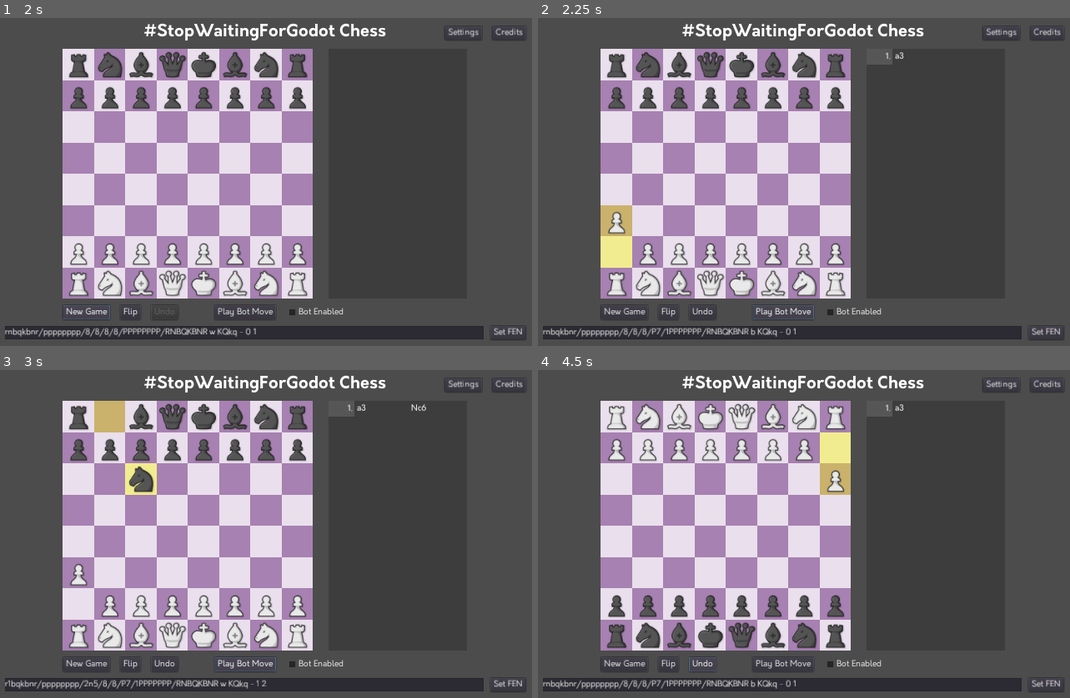
Above: before the commit, frames 1-4 (two rows, left to right).
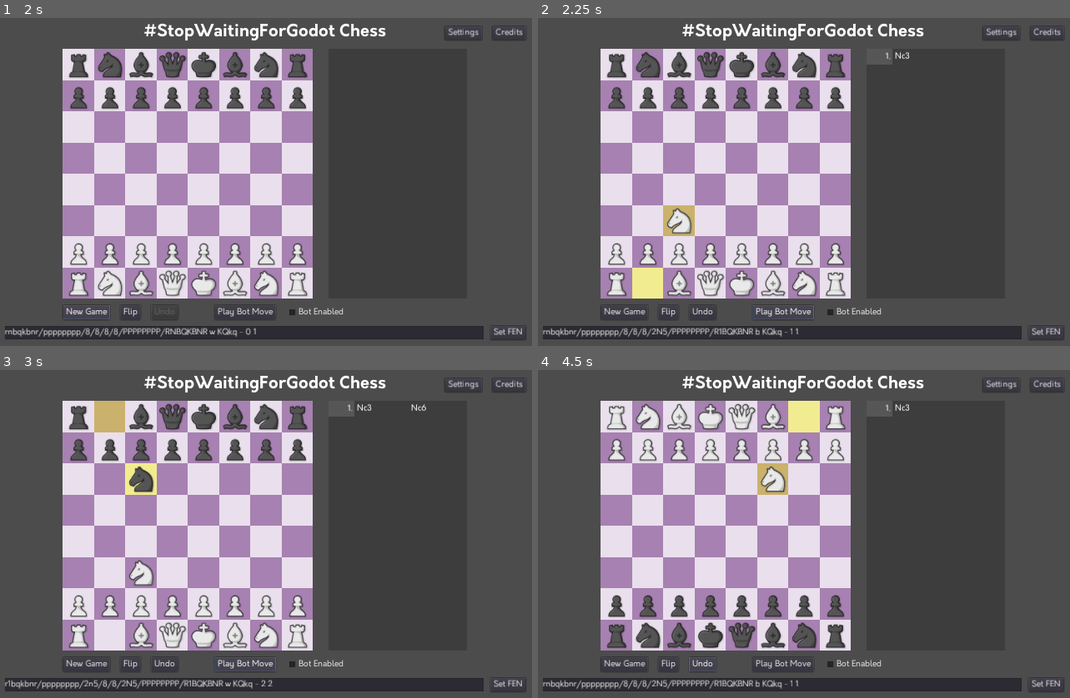
Above: after the commit, the same moments.

Repository: thearst3rd/stopwaitingforgodot-chess
Game: Godot game, scene res://src/Game.tscn
The game is run twice, just before and just after one commit, with the same random seed, the same clock (stepped at 60 frames per second) and the same inputs.
Inputs:
- Up to frame 1 (2 s): click "New Game" at 0.5 s; click "New Game" at 1.25 s
- Up to frame 2 (2.25 s): click "Play Bot Move" at 2 s
- Up to frame 3 (3 s): click "Play Bot Move" at 2.75 s
- Up to frame 4 (4.5 s): click "Flip" at 3.5 s; click "Undo" at 4.25 s

Frame 1 is identical in both runs. In frame 2, 2.7% of the frame differs, in the area x 11-70%, y 10-98%; in frame 3, 1.0%; in frame 4, 2.7%.

Commit message:
Add simplified evaluation function

Diff:
--- a/src/chess/ChessEngine.gd
+++ b/src/chess/ChessEngine.gd
@@ -1,5 +1,7 @@
 extends Reference
 class_name ChessEngine
+
+# The class that handles the actual chess AI
 
 const MATE_SCORE = 1_000_000_000
 const MATE_THRESHOLD = 999_000_000
@@ -7,6 +9,98 @@
 const INF_SCORE = 0xFFFF_FFFF_FFFF
 
 var search_depth = 3
+
+
+# Simplified Evaluation Function piece tables
+var w_pawn_table = [
+	 0,  0,  0,  0,  0,  0,  0,  0,
+	50, 50, 50, 50, 50, 50, 50, 50,
+	10, 10, 20, 30, 30, 20, 10, 10,
+	 5,  5, 10, 25, 25, 10,  5,  5,
+	 0,  0,  0, 20, 20,  0,  0,  0,
+	 5, -5,-10,  0,  0,-10, -5,  5,
+	 5, 10, 10,-20,-20, 10, 10,  5,
+	 0,  0,  0,  0,  0,  0,  0,  0,
+]
+var w_knight_table = [
+	-50,-40,-30,-30,-30,-30,-40,-50,
+	-40,-20,  0,  0,  0,  0,-20,-40,
+	-30,  0, 10, 15, 15, 10,  0,-30,
+	-30,  5, 15, 20, 20, 15,  5,-30,
+	-30,  0, 15, 20, 20, 15,  0,-30,
+	-30,  5, 10, 15, 15, 10,  5,-30,
+	-40,-20,  0,  5,  5,  0,-20,-40,
+	-50,-40,-30,-30,-30,-30,-40,-50,
+]
+var w_bishop_table = [
+	-20,-10,-10,-10,-10,-10,-10,-20,
+	-10,  0,  0,  0,  0,  0,  0,-10,
+	-10,  0,  5, 10, 10,  5,  0,-10,
+	-10,  5,  5, 10, 10,  5,  5,-10,
+	-10,  0, 10, 10, 10, 10,  0,-10,
+	-10, 10, 10, 10, 10, 10, 10,-10,
+	-10,  5,  0,  0,  0,  0,  5,-10,
+	-20,-10,-10,-10,-10,-10,-10,-20,
+]
+var w_rook_table = [
+	 0,  0,  0,  0,  0,  0,  0,  0,
+	 5, 10, 10, 10, 10, 10, 10,  5,
+	-5,  0,  0,  0,  0,  0,  0, -5,
+	-5,  0,  0,  0,  0,  0,  0, -5,
+	-5,  0,  0,  0,  0,  0,  0, -5,
+	-5,  0,  0,  0,  0,  0,  0, -5,
+	-5,  0,  0,  0,  0,  0,  0, -5,
+	 0,  0,  0,  5,  5,  0,  0,  0,
+]
+var w_queen_table = [
+	-20,-10,-10, -5, -5,-10,-10,-20,
+	-10,  0,  0,  0,  0,  0,  0,-10,
+	-10,  0,  5,  5,  5,  5,  0,-10,
+	 -5,  0,  5,  5,  5,  5,  0, -5,
+	  0,  0,  5,  5,  5,  5,  0, -5,
+	-10,  5,  5,  5,  5,  5,  0,-10,
+	-10,  0,  5,  0,  0,  0,  0,-10,
+	-20,-10,-10, -5, -5,-10,-10,-20,
+]
+var w_king_middle_table = [
+	-30,-40,-40,-50,-50,-40,-40,-30,
+	-30,-40,-40,-50,-50,-40,-40,-30,
+	-30,-40,-40,-50,-50,-40,-40,-30,
+	-30,-40,-40,-50,-50,-40,-40,-30,
+	-20,-30,-30,-40,-40,-30,-30,-20,
+	-10,-20,-20,-20,-20,-20,-20,-10,
+	 20, 20,  0,  0,  0,  0, 20, 20,
+	 20, 30, 10,  0,  0, 10, 30, 20,
+]
+var w_king_end_table = [
+	-50,-40,-30,-20,-20,-30,-40,-50,
+	-30,-20,-10,  0,  0,-10,-20,-30,
+	-30,-10, 20, 30, 30, 20,-10,-30,
+	-30,-10, 30, 40, 40, 30,-10,-30,
+	-30,-10, 30, 40, 40, 30,-10,-30,
+	-30,-10, 20, 30, 30, 20,-10,-30,
+	-30,-30,  0,  0,  0,  0,-30,-30,
+	-50,-30,-30,-30,-30,-30,-30,-50,
+]
+var b_pawn_table = flip_table(w_pawn_table)
+var b_knight_table = flip_table(w_knight_table)
+var b_bishop_table = flip_table(w_bishop_table)
+var b_rook_table = flip_table(w_rook_table)
+var b_queen_table = flip_table(w_queen_table)
+var b_king_middle_table = flip_table(w_king_middle_table)
+var b_king_end_table = flip_table(w_king_end_table)
+
+
+static func flip_table(table):
+	var new_table = []
+	new_table.resize(64)
+	for i in range(64):
+		var file = Chess.square_get_file(i)
+		var rank = 9 - Chess.square_get_rank(i)
+		var new_i = Chess.square_index(file, rank)
+		new_table[new_i] = table[i]
+	return new_table
+
 
 func get_move(chess : Chess):
 	return negamax(chess, search_depth, -INF_SCORE, INF_SCORE)
@@ -20,28 +114,43 @@
 		"R", "r":
 			return 500
 		"B", "b":
-			return 300
+			return 330
 		"N", "n":
-			return 300
+			return 320
 		"P", "p":
 			return 100
 	return 0;
 
+func get_piece_placement(piece, square) -> int:
+	match piece:
+		null: pass
+		"K": return w_king_middle_table[square]
+		"k": return b_king_middle_table[square]
+		"Q": return w_queen_table[square]
+		"q": return b_queen_table[square]
+		"R": return w_rook_table[square]
+		"r": return b_rook_table[square]
+		"B": return w_bishop_table[square]
+		"b": return b_bishop_table[square]
+		"N": return w_knight_table[square]
+		"n": return b_knight_table[square]
+		"P": return w_pawn_table[square]
+		"p": return b_pawn_table[square]
+	return 0
 
 # Evaluates a position from the POV of whose turn it is
-static func evaluate(chess : Chess) -> int:
-	var material_count = 0
-	# Simple, just count pieces
+# Largely based on https://www.chessprogramming.org/Simplified_Evaluation_Function
+func evaluate(chess : Chess) -> int:
+	var eval = 0
 	for i in range(64):
 		var piece = chess.pieces[i]
 		if piece == null:
 			continue
 		var mult = 1 if (Chess.piece_color(piece) == chess.turn) else -1
-		material_count += mult * get_piece_value(piece)
+		eval += mult * (get_piece_value(piece) + get_piece_placement(piece, i))
+	return eval
 
-	return material_count
-
-static func negamax(chess : Chess, depth, alpha, beta):
+func negamax(chess : Chess, depth, alpha, beta):
 	if depth <= 0:
 		if chess.in_check():
 			var moves = chess.generate_legal_moves()
